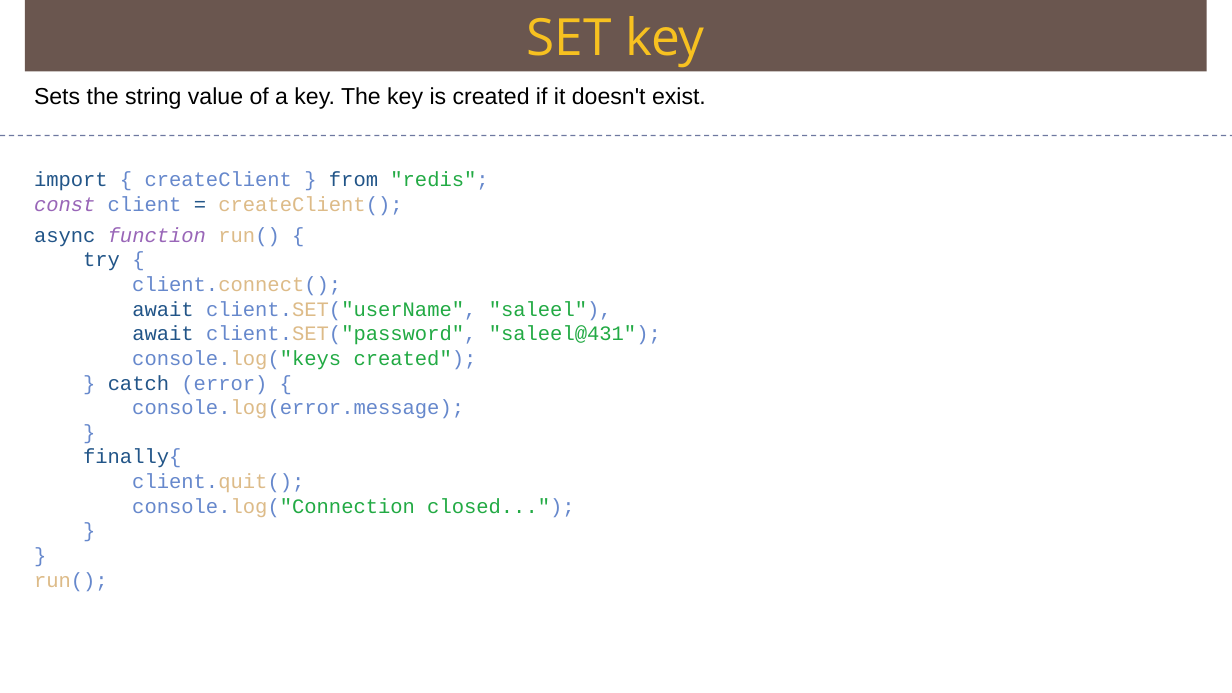
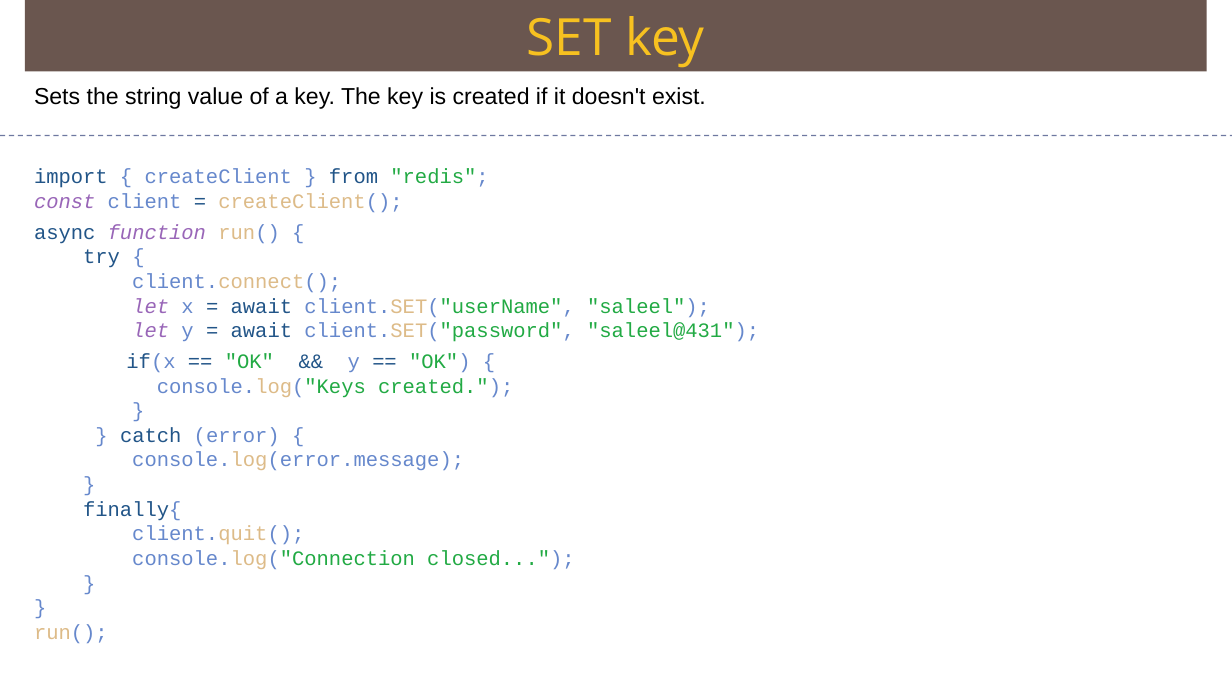
Before and after one commit to Saleel-Bagde/PPT-s, a slide deck: slide 104 of redis Ver2.pptx. Drawn at 1232x693 pixels with LibreOffice and Linux fonts; fonts in the diff are those of the drawing. Boxes give left, top, right and bottom in pixels: in the first picture for what was removed or moved away, otherwise in the second. Text is boxed around its words. In the diff, an @@ line names an element or a change of style, - is before the commit and + after.

```diff
--- a/redis Ver2.pptx
+++ b/redis Ver2.pptx
@@ text at (126, 298, 759, 398): text changed @@
-await client.SET("userName", "saleel"),
-await client.SET("password", "saleel@431");
-console.log("keys created");
+let x = await client.SET("userName", "saleel");
+let y = await client.SET("password", "saleel@431");
+if(x == "OK" && y == "OK") {
+console.log("Keys created.");
+}
```
